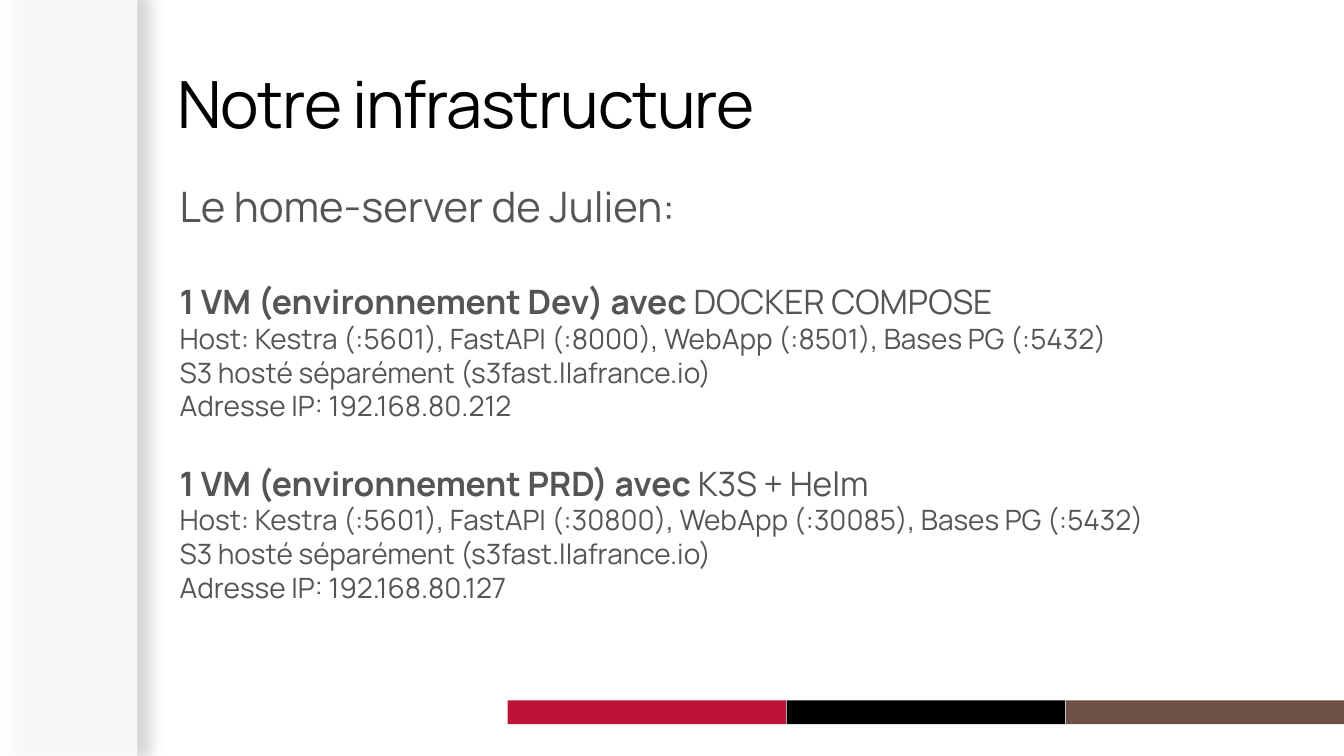
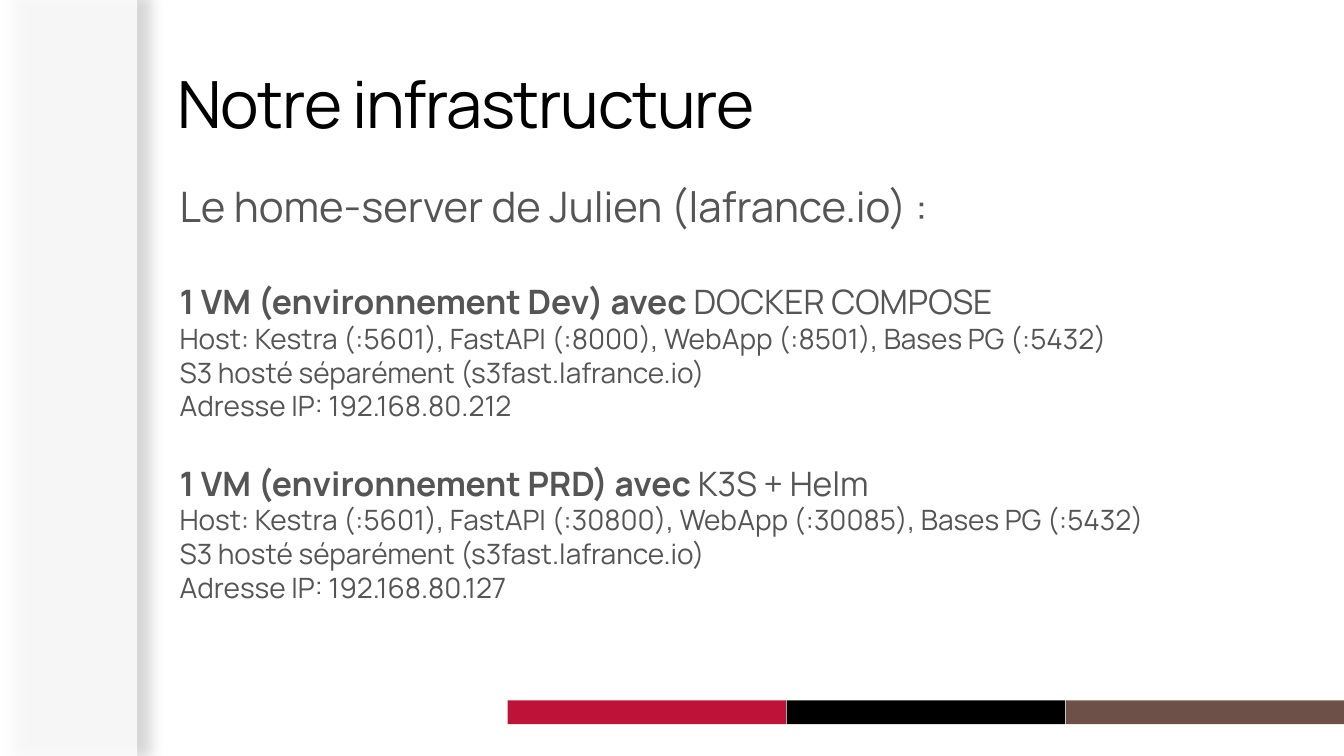
Before and after one commit to julienlafrance/Energy-rte-tempo-forecasting, a slide deck: slide 10 of Soutenance - MLOps.pptx. Drawn at 1344x756 pixels with LibreOffice and Linux fonts; fonts in the diff are those of the drawing; background and template pictures are left out. Boxes give left, top, right and bottom in pixels: in the first picture for what was removed or moved away, otherwise in the second. Text is boxed around its words. In the diff, an @@ line names an element or a change of style, - is before the commit and + after.

```diff
--- a/Soutenance - MLOps.pptx
+++ b/Soutenance - MLOps.pptx
@@ text at [180, 187, 907, 230]: text changed @@
-Le home-server de Julien:
+Le home-server de Julien (lafrance.io) :
@@ text at [180, 359, 704, 390]: text changed @@
-S3 hosté séparément (s3fast.llafrance.io)
+S3 hosté séparément (s3fast.lafrance.io)
@@ text at [180, 540, 704, 571]: text changed @@
-S3 hosté séparément (s3fast.llafrance.io)
+S3 hosté séparément (s3fast.lafrance.io)
```
Also in this commit, not shown: 6 other slides changed, 1 slide added.
